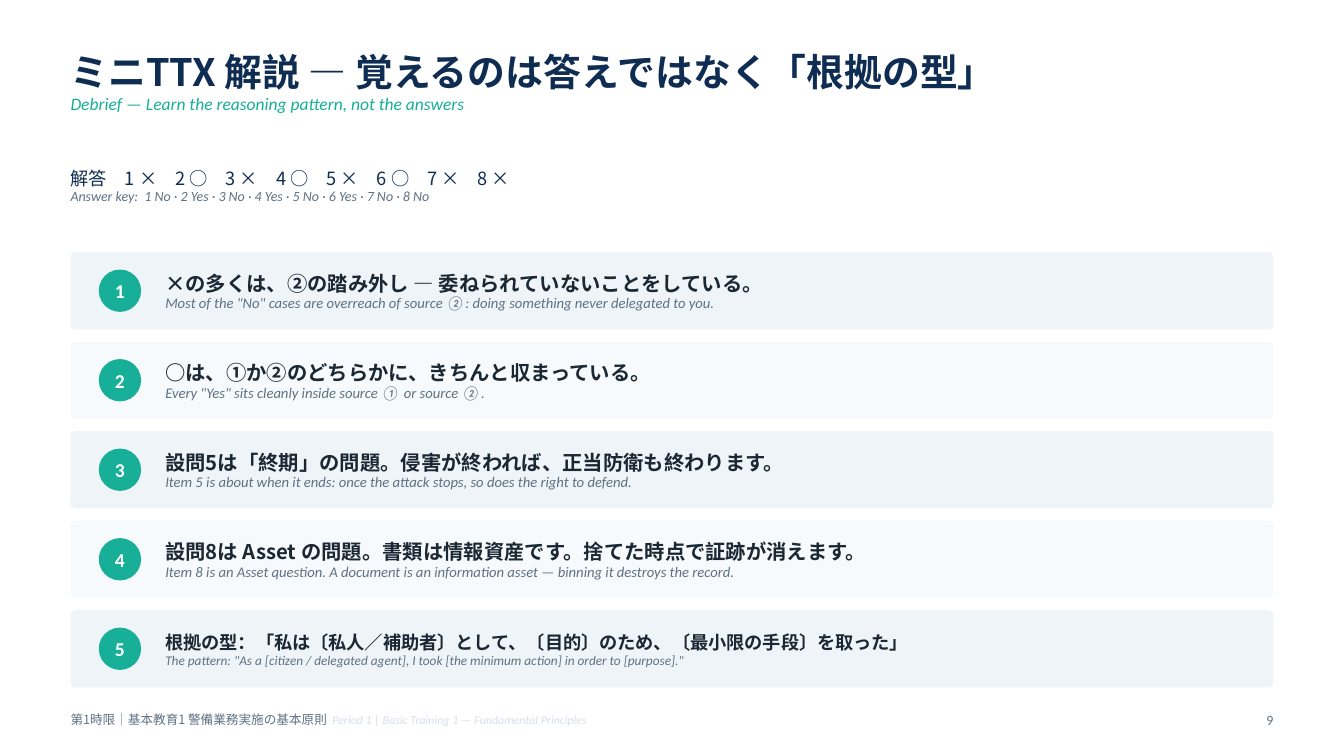
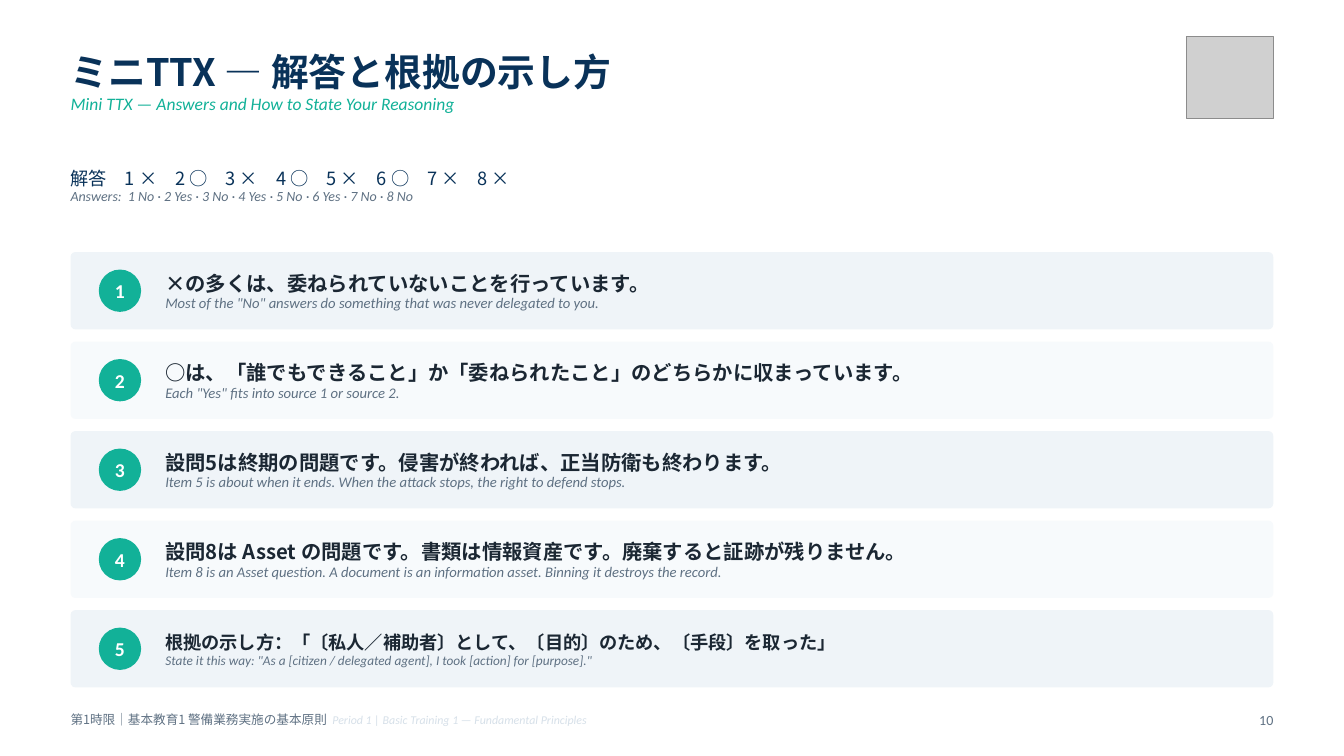
Before and after one commit to hrsmhiroshi-cpu/Training-, a slide deck: slide 10 of decks/01_1限_基本原則.pptx (slide 9 before the commit). Drawn at 1344x756 pixels with LibreOffice and Linux fonts; fonts in the diff are those of the drawing; grey boxes stand for pictures. Boxes give left, top, right and bottom in pixels: in the first picture for what was removed or moved away, otherwise in the second. Text is boxed around its words. In the diff, an @@ line names an element or a change of style, - is before the commit and + after.

```diff
--- a/decks/01_1限_基本原則.pptx
+++ b/decks/01_1限_基本原則.pptx
@@ text at (x1=71, y1=53, x2=611, y2=113): text changed; text colour #17AF98 to #12B198 @@
-ミニTTX 解説 ― 覚えるのは答えではなく「根拠の型」
-Debrief — Learn the reasoning pattern, not the answers
+ミニTTX ― 解答と根拠の示し方
+Mini TTX — Answers and How to State Your Reasoning
@@ picture added at (x1=1187, y1=36, x2=1273, y2=118) @@
@@ text at (x1=71, y1=191, x2=413, y2=201): text changed @@
-Answer key: 1 No · 2 Yes · 3 No · 4 Yes · 5 No · 6 Yes · 7 No · 8 No
+Answers: 1 No · 2 Yes · 3 No · 4 Yes · 5 No · 6 Yes · 7 No · 8 No
@@ text at (x1=165, y1=274, x2=649, y2=311): text changed @@
-×の多くは、②の踏み外し ― 委ねられていないことをしている。
-Most of the "No" cases are overreach of source ②: doing something never delegated to you.
+×の多くは、委ねられていないことを行っています。
+Most of the "No" answers do something that was never delegated to you.
@@ text at (x1=165, y1=362, x2=912, y2=400): text changed; size 10.5 to 14.5 pt; font Calibri to Noto Sans CJK JP; text colour #5F7183 to #1B2733; bold on; italic off @@
-○は、①か②のどちらかに、きちんと収まっている。
-Every "Yes" sits cleanly inside source ① or source ②.
+○は、「誰でもできること」か「委ねられたこと」のどちらかに収まっています。
+Each "Yes" fits into source 1 or source 2.
@@ text at (x1=165, y1=452, x2=782, y2=490): text changed @@
-設問5は「終期」の問題。侵害が終われば、正当防衛も終わります。
-Item 5 is about when it ends: once the attack stops, so does the right to defend.
+設問5は終期の問題です。侵害が終われば、正当防衛も終わります。
+Item 5 is about when it ends. When the attack stops, the right to defend stops.
@@ text at (x1=165, y1=541, x2=906, y2=580): text changed @@
-設問8は Asset の問題。書類は情報資産です。捨てた時点で証跡が消えます。
-Item 8 is an Asset question. A document is an information asset — binning it destroys the record.
+設問8は Asset の問題です。書類は情報資産です。廃棄すると証跡が残りません。
+Item 8 is an Asset question. A document is an information asset. Binning it destroys the record.
@@ text at (x1=165, y1=633, x2=835, y2=667): text changed @@
-根拠の型：「私は〔私人／補助者〕として、〔目的〕のため、〔最小限の手段〕を取った」
-The pattern: "As a [citizen / delegated agent], I took [the minimum action] in order to [purpose]."
+根拠の示し方：「〔私人／補助者〕として、〔目的〕のため、〔手段〕を取った」
+State it this way: "As a [citizen / delegated agent], I took [action] for [purpose]."
@@ text at (x1=1259, y1=716, x2=1273, y2=725): text changed @@
-9
+10
```
Also in this commit, not shown: 9 other slides changed, 1 slide added, 16 other files.
